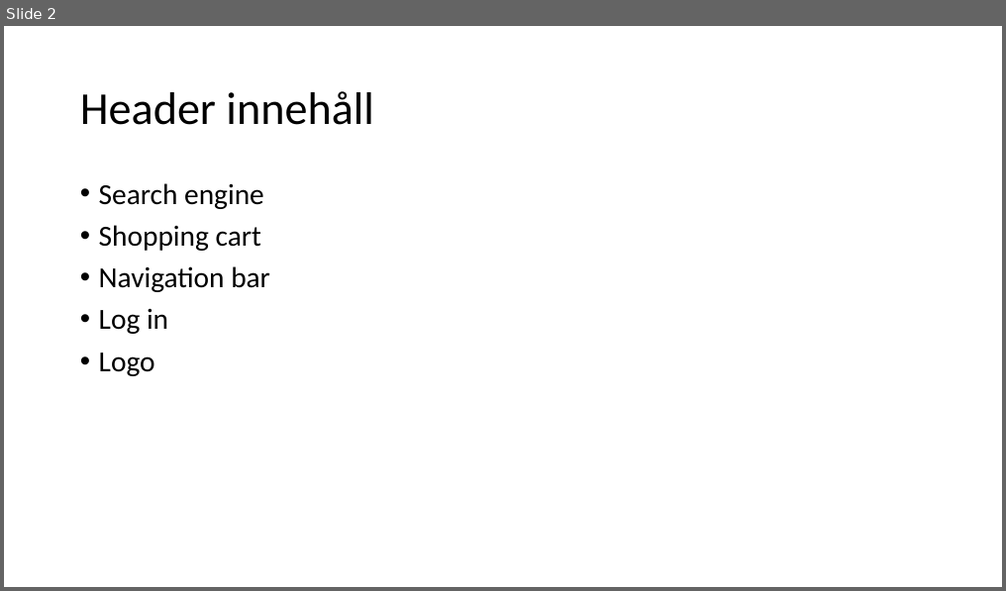
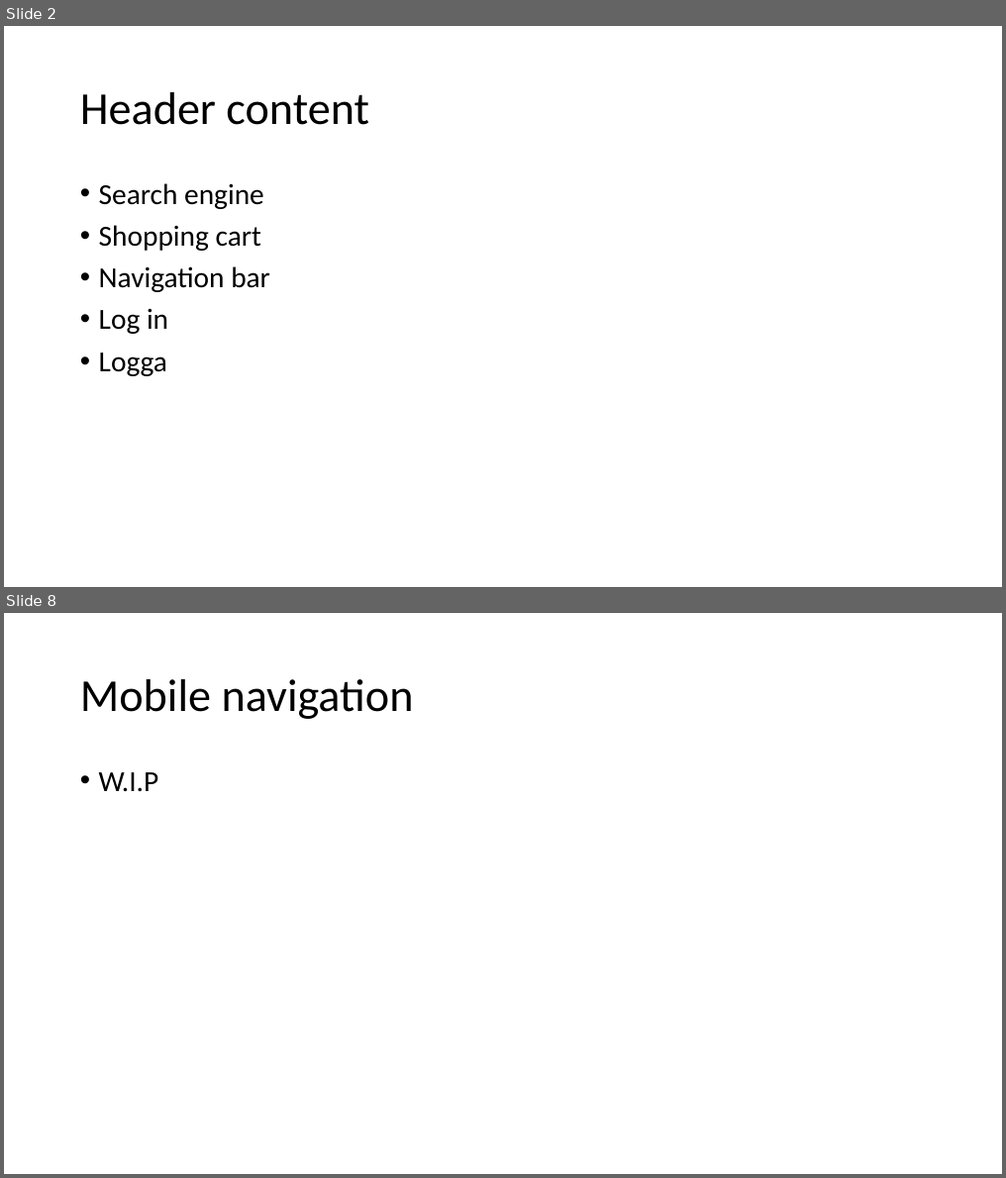
Before and after one commit to Raufchaudhry/project_netonnet, a slide deck: Presentation for project.pptx. Shown one above the other, each under a label of ours: slide 2 before the commit, slides 2 and 8 after it; the slides between them are not shown. The pictures are 1006x591 and 1006x1178 pixels, drawn with LibreOffice and Linux fonts; fonts in the diff are those of the drawing. Boxes give left, top, right and bottom in pixels: in the first picture for what was removed or moved away, otherwise in the second. Text is boxed around its words. In the diff, an @@ line names an element or a change of style, - is before the commit and + after.

```diff
--- a/Presentation for project.pptx
+++ b/Presentation for project.pptx
@@ slide 8 added at (x1=4, y1=613, x2=1002, y2=1174), background #FFFFFF @@
@@ title added at (x1=80, y1=679, x2=414, y2=719), 44 pt, text #000000 @@
+Mobile navigation
@@ text added at (x1=99, y1=772, x2=159, y2=792), 28 pt, text #000000 @@
+• W.I.P
@@ slide 2 changed as well @@
@@ title at (x1=80, y1=92, x2=369, y2=125): text changed @@
-Header innehåll
+Header content
@@ text at (x1=99, y1=353, x2=167, y2=376): text changed @@
-• Logo
+• Logga
```
Also in this commit, not shown: 9 other slides added, 1 slide removed.
